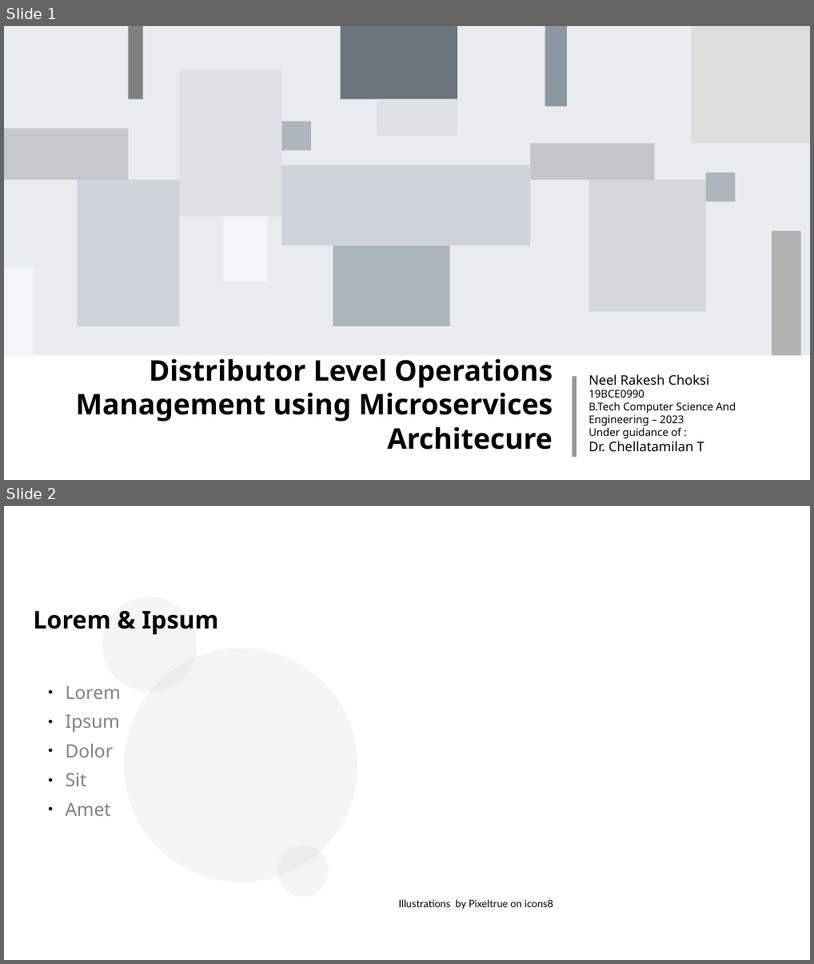
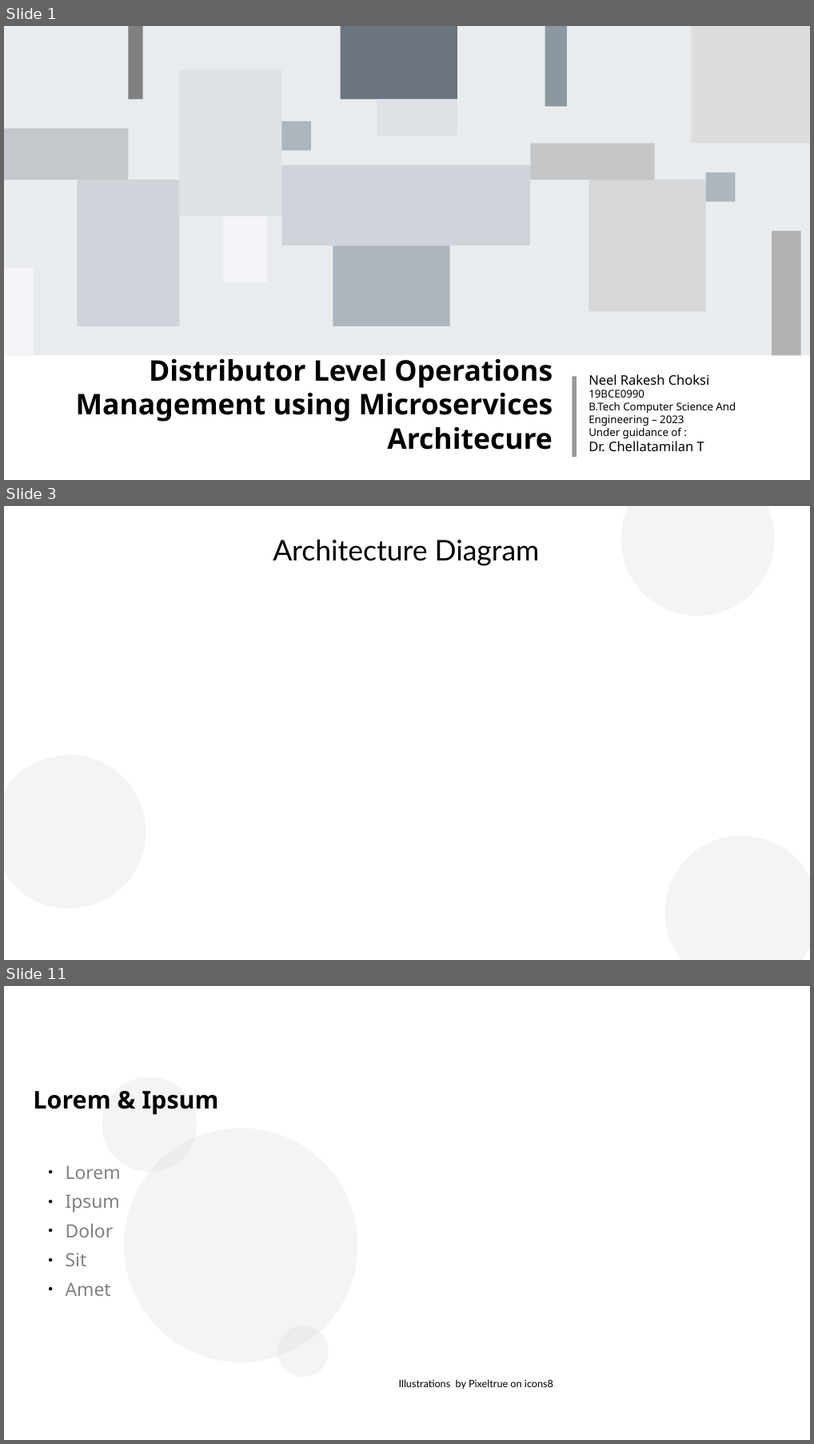
Before and after one commit to Learning2Code75/DLOM, a slide deck: Docs/finalPPT_try0.odp. Shown one above the other, each under a label of ours: slides 1 and 2 before the commit, slides 1, 3 and 11 after it; the slides between them are not shown. The pictures are 814x964 and 814x1444 pixels, drawn with LibreOffice and Linux fonts; fonts in the diff are those of the drawing; background and template pictures are left out. Boxes give left, top, right and bottom in pixels: in the first picture for what was removed or moved away, otherwise in the second. Text is boxed around its words. In the diff, an @@ line names an element or a change of style, - is before the commit and + after.

```diff
--- a/Docs/finalPPT_try0.odp
+++ b/Docs/finalPPT_try0.odp
@@ slide 3 added at [4,506,810,960], background #FFFFFF @@
@@ ellipse added at [622,506,775,616], fill #8D99AE at 10% opacity @@
@@ text added at [273,539,540,566], 28 pt, text #000000 @@
+Architecture Diagram
@@ ellipse added at [4,755,146,908], fill #8D99AE at 10% opacity @@
@@ ellipse added at [666,836,810,960], fill #8D99AE at 10% opacity @@
@@ what was slide 2 is now slide 11 @@
```
Also in this commit, not shown: 1 slide changed, 8 other slides added, 2 other files.
